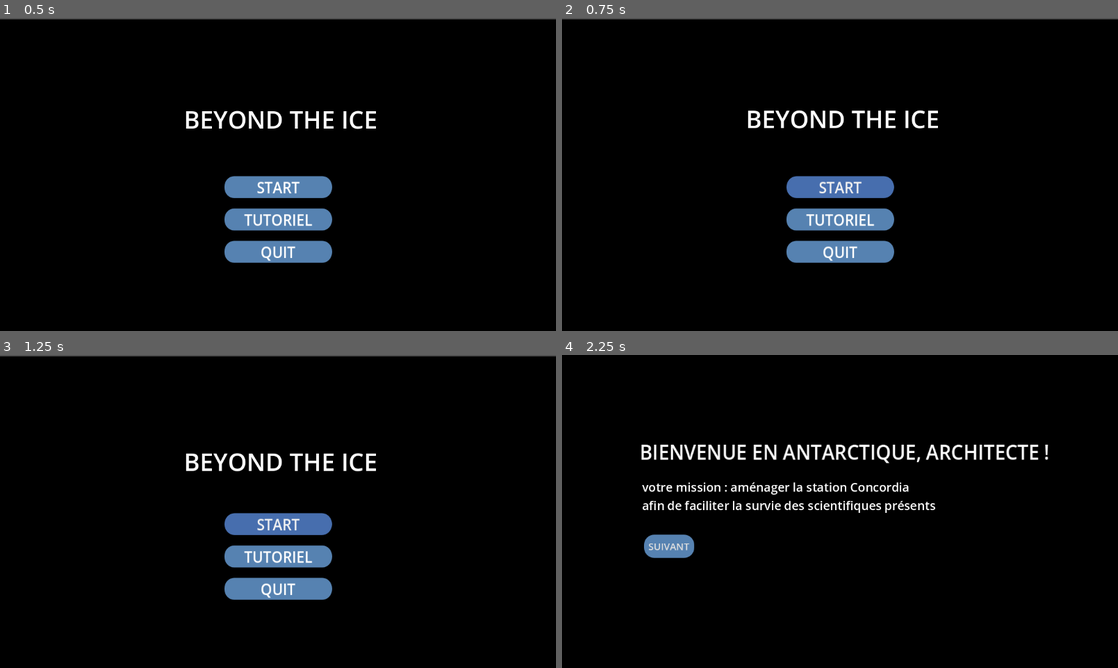
Above: before the commit, frames 1-4 (two rows, left to right).
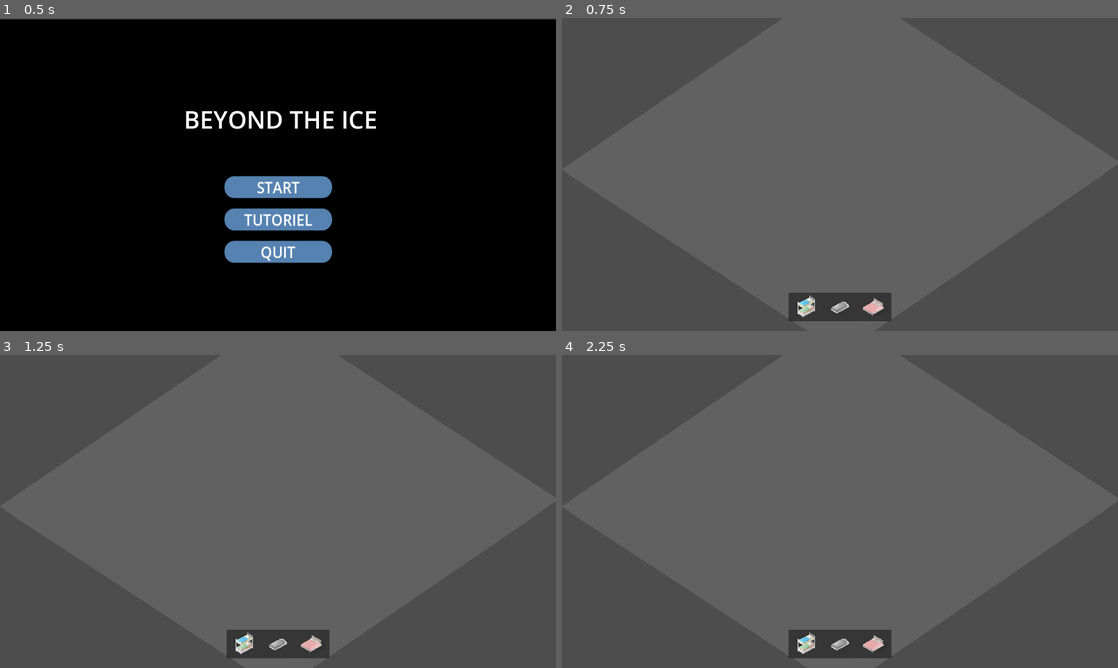
Above: after the commit, the same moments.

Repository: ygr671/beyond-the-ice
Game: Godot game, scene res://menu_principal/menu_principal.tscn
The game is run twice, just before and just after one commit, with the same random seed, the same clock (stepped at 60 frames per second) and the same inputs.
Inputs (mouse positions are in pixels of both pictures, inside the frame that each line leads up to):
- Up to frame 1 (0.5 s): no input
- Up to frame 2 (0.75 s): click "START" at 0.5 s
- Up to frame 3 (1.25 s): no input
- Up to frame 4 (2.25 s): click (840, 524) at 1.25 s, where only the run before the commit has a clickable "START"; click (840, 555) at 2 s, where only the run before the commit has a clickable "TUTORIEL"

Frame 1 is identical in both runs. In frame 2, 100% of the frame differs, in the area x 0-100%, y 0-100%; in frame 3, 100%; in frame 4, 100%.

Commit message:
Résolution de bugs mineurs

Diff:
--- a/menu_principal/menu_principal.gd
+++ b/menu_principal/menu_principal.gd
@@ -1,6 +1,6 @@
 extends Control
 
-@onready var SceneACharger:String = "res://Scenes/Main.tscn" #"res://Scenes/Main.tscn" --> charge la scene ou on peut poser les objets
+@onready var SceneACharger:String = "res://main_scene.tscn" #"res://Scenes/Main.tscn" --> charge la scene ou on peut poser les objets
 
 
 func _on_start_btn_button_down() -> void:
--- a/tuto/scene_2.gd
+++ b/tuto/scene_2.gd
@@ -1,6 +1,6 @@
 extends Control
 
-@onready var gamePlay:String = "res://Scenes/Main.tscn"
+@onready var gamePlay:String = "res://main_scene.tscn"
 
 
 func _on_start_button_down() -> void:
